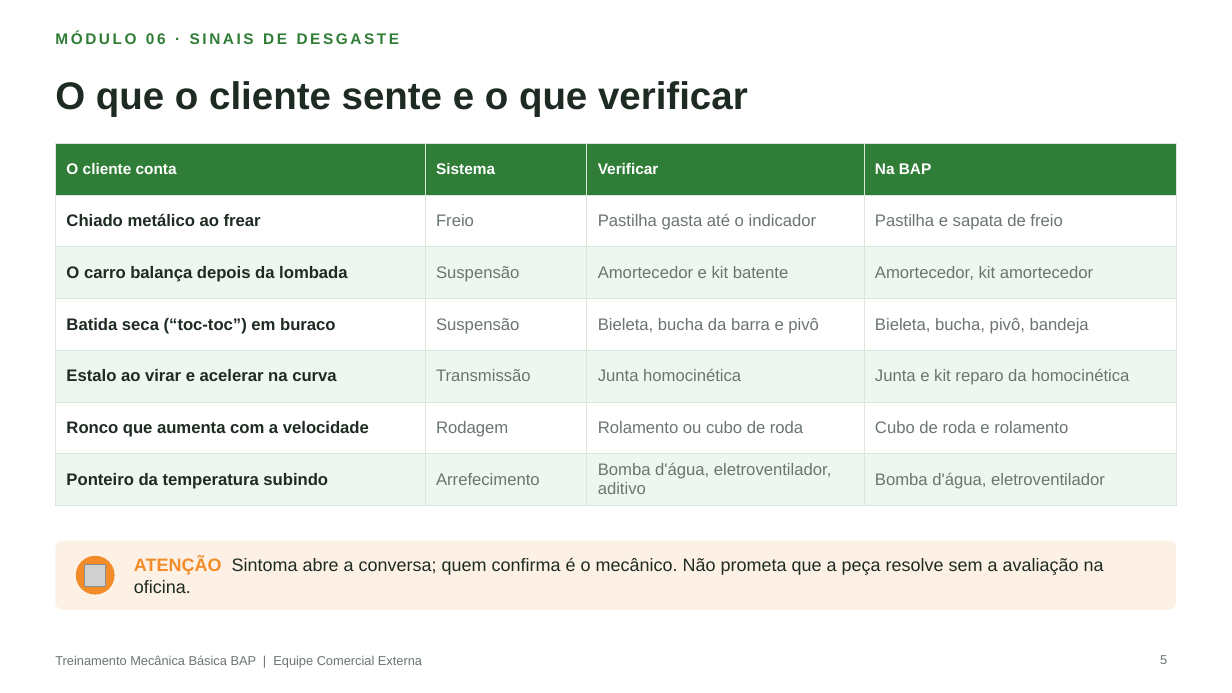
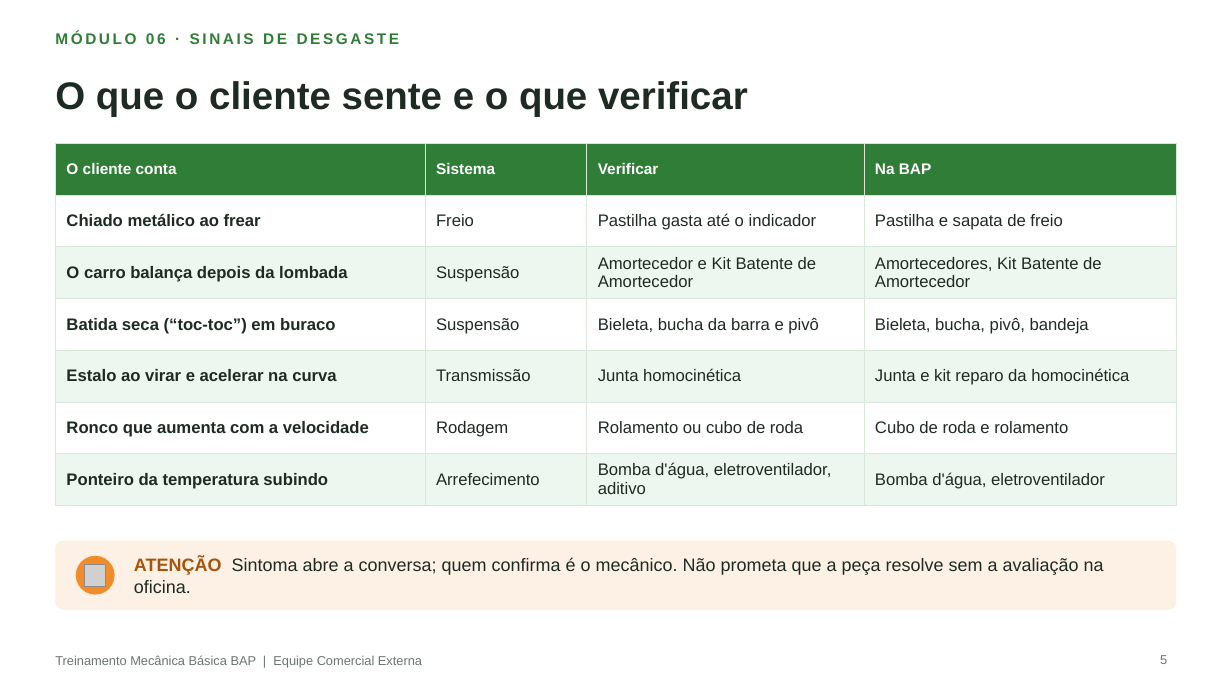
Before and after one commit to aloirr/bapajudacatalogo, a slide deck: slide 5 of catalogo_grafico/simulacoes/T-0032/AMOSTRA_Treinamento_Mecanica_Basica_BAP.pptx. Drawn at 1232x693 pixels with LibreOffice and Linux fonts; fonts in the diff are those of the drawing; grey boxes stand for pictures; background and template pictures are left out. Boxes give left, top, right and bottom in pixels: in the first picture for what was removed or moved away, otherwise in the second. Text is boxed around its words. In the diff, an @@ line names an element or a change of style, - is before the commit and + after.

```diff
--- a/catalogo_grafico/simulacoes/T-0032/AMOSTRA_Treinamento_Mecanica_Basica_BAP.pptx
+++ b/catalogo_grafico/simulacoes/T-0032/AMOSTRA_Treinamento_Mecanica_Basica_BAP.pptx
@@ table at bbox=[55, 143, 1177, 498] @@
-row 3, column 3: Amortecedor e kit batente
+row 3, column 3: Amortecedor e Kit Batente de Amortecedor
-row 3, column 4: Amortecedor, kit amortecedor
+row 3, column 4: Amortecedores, Kit Batente de Amortecedor
@@ text colour #6B7570 to #1E2B22 in "Freio", "Pastilha gasta até o indicador", "Pastilha e sapata de freio", "Suspensão" and 12 more places @@
@@ text "ATENÇÃO Sintoma abre a conversa; ..." at bbox=[134, 557, 1104, 593]: text colour #F28C28 to #A9530A in "ATENÇÃO" @@
```
Also in this commit, not shown: 5 other slides changed, 10 other files.
